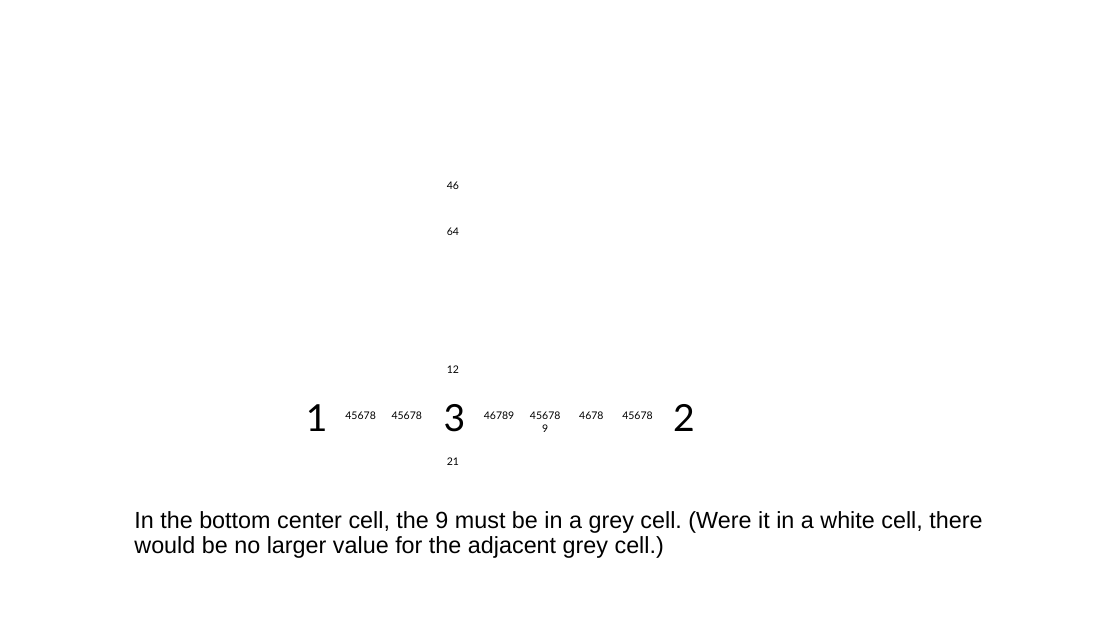
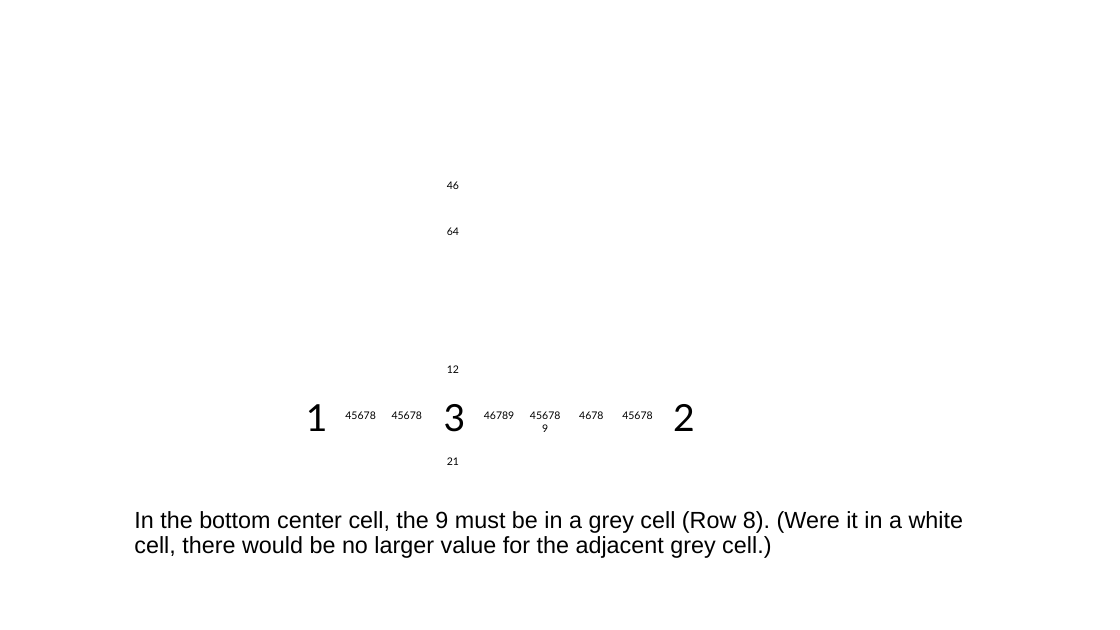
Before and after one commit to jhardis/WSJ_Number_Puzzles, a slide deck: slide 7 of 20260404_2.pptx. Drawn at 1120x630 pixels with LibreOffice and Linux fonts; fonts in the diff are those of the drawing; background and template pictures are left out. Boxes give left, top, right and bottom in pixels: in the first picture for what was removed or moved away, otherwise in the second. Text is boxed around its words. In the diff, an @@ line names an element or a change of style, - is before the commit and + after.

```diff
--- a/20260404_2.pptx
+++ b/20260404_2.pptx
@@ text at bbox=[134, 511, 964, 558]: text changed @@
-In the bottom center cell, the 9 must be in a grey cell. (Were it in a white cell, there would be no larger value for the adjacent grey cell.)
+In the bottom center cell, the 9 must be in a grey cell (Row 8). (Were it in a white cell, there would be no larger value for the adjacent grey cell.)
```
Also in this commit, not shown: 12 other slides changed.
